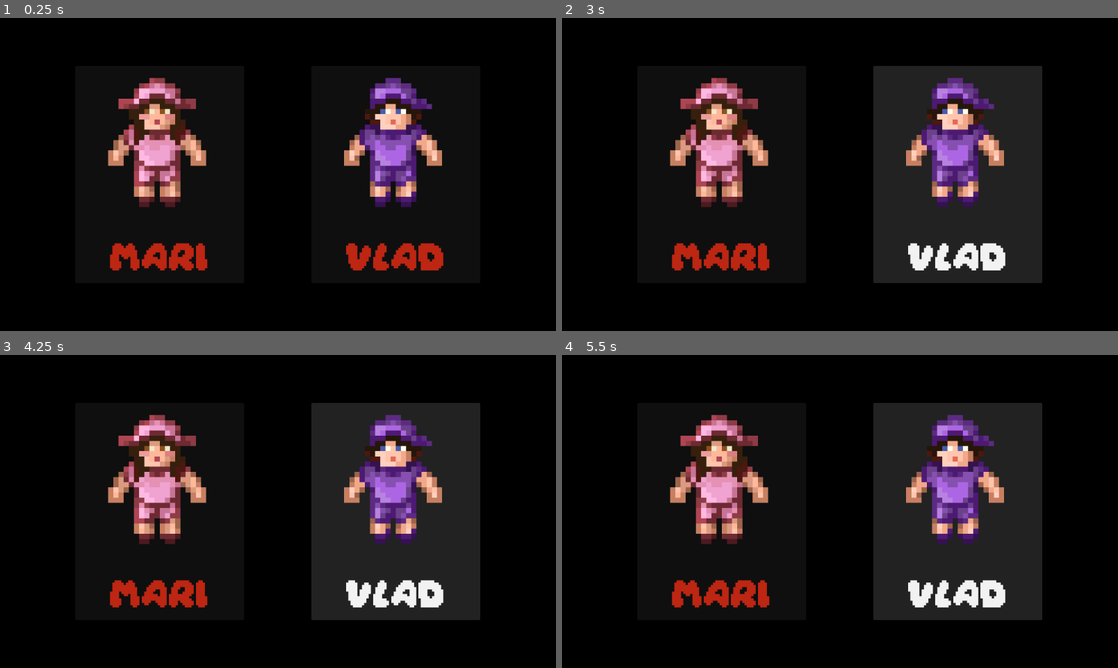
Above: before the commit, frames 1-4 (two rows, left to right).
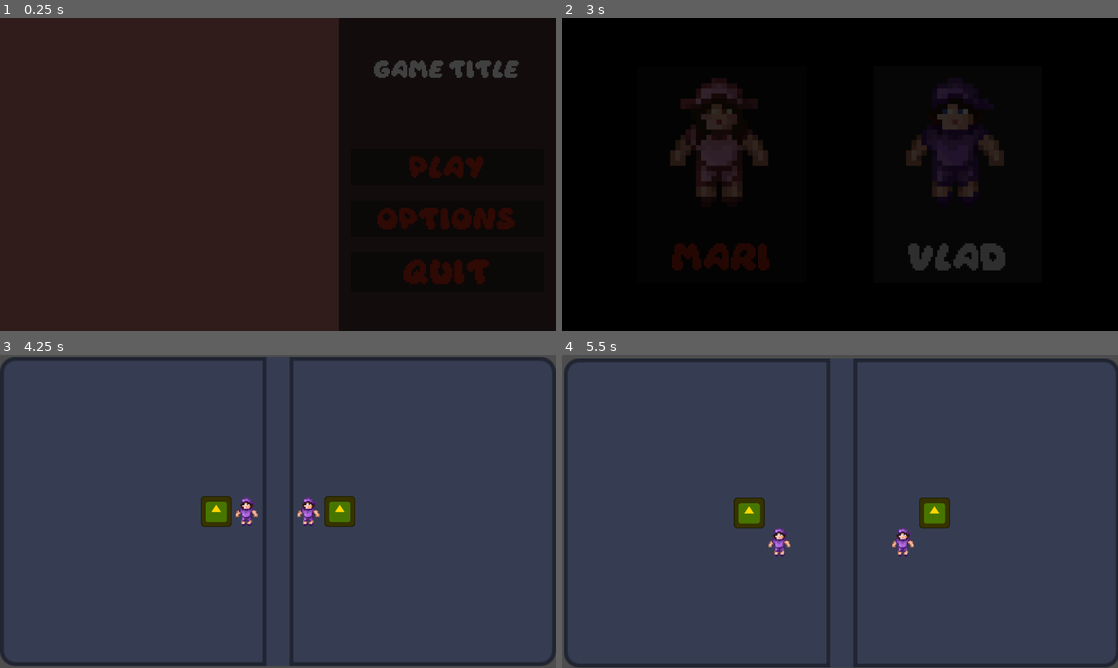
Above: after the commit, the same moments.

Repository: Vlad-935/Reflective-Trust
Game: Godot game, scene res://scenes/root.tscn
Same seed, same stepped clock (60 frames per second), same inputs: the game is played once before the commit and once after it. The engine's default icon, where the game draws it, is replaced by a stand-in: a white triangle on a blue panel in a dark square.
Inputs (mouse positions are in pixels of both pictures, inside the frame that each line leads up to):
- Up to frame 1 (0.25 s): no input
- Up to frame 2 (3 s): click "Options" at 0.5 s; click (956, 174) at 1.25 s, where only the run before the commit has a clickable "Vlad"; click "Mari" at 2 s; click "Play" at 2.75 s
- Up to frame 3 (4.25 s): click (444, 505) at 3.5 s, where only the run before the commit has a clickable "Play"
- Up to frame 4 (5.5 s): tap Enter (ui_accept) at 4.25, 4.52, 5.27 s; hold D (move right) 4.28-5.03 s; hold S (move down) from 5.03 s (still down)

The runs differ from the first frame. In frame 1, 68% of the frame differs, in the area x 0-100%, y 0-100%; in frame 2, 26%; in frame 3, 100%; in frame 4, 100%.

Commit message:
Added script for character select

Diff:
--- /dev/null
+++ b/reflective-trust/globals/player_data.gd
@@ -0,0 +1,3 @@
+extends Node
+
+var Character: String = "Isa"
--- a/reflective-trust/project.godot
+++ b/reflective-trust/project.godot
@@ -24,6 +24,7 @@
 
 LevelManager="*uid://bcg8l8ap7ua82"
 Settings="*uid://bga3b1vv4g8fg"
+PlayerData="*uid://cuyw1b1oy5re5"
 
 [display]
 
--- a/reflective-trust/scenes/player.tscn
+++ b/reflective-trust/scenes/player.tscn
@@ -2,6 +2,7 @@
 
 [ext_resource type="Script" uid="uid://bvme4bsi6vdnj" path="res://scripts/player_movement.gd" id="1_v6fml"]
 [ext_resource type="Texture2D" uid="uid://bul0gnc022mn7" path="res://assests/sprites/Isa.png" id="2_g2els"]
+[ext_resource type="Texture2D" uid="uid://p0rapd83iun0" path="res://assests/sprites/Vlad.png" id="3_qhqgy"]
 
 [sub_resource type="SpriteFrames" id="SpriteFrames_ijygm"]
 animations = [{
@@ -11,6 +12,17 @@
 }],
 "loop": 1,
 "name": &"idle_front",
+"speed": 5.0
+}]
+
+[sub_resource type="SpriteFrames" id="SpriteFrames_hjf4h"]
+animations = [{
+"frames": [{
+"duration": 1.0,
+"texture": ExtResource("3_qhqgy")
+}],
+"loop": 1,
+"name": &"default",
 "speed": 5.0
 }]
 
@@ -24,12 +36,17 @@
 collision_mask = 6
 script = ExtResource("1_v6fml")
 
-[node name="AnimatedSprite2D" type="AnimatedSprite2D" parent="." unique_id=587307255]
+[node name="Isa" type="AnimatedSprite2D" parent="." unique_id=587307255]
 position = Vector2(0, 2)
 scale = Vector2(0.075, 0.075)
 sprite_frames = SubResource("SpriteFrames_ijygm")
 animation = &"idle_front"
 frame_progress = 0.8176584
+
+[node name="Vlad" type="AnimatedSprite2D" parent="." unique_id=1551633672]
+position = Vector2(0, 2)
+scale = Vector2(0.075, 0.075)
+sprite_frames = SubResource("SpriteFrames_hjf4h")
 
 [node name="CollisionShape2D" type="CollisionShape2D" parent="." unique_id=47020811]
 shape = SubResource("RectangleShape2D_p0vlq")
--- a/reflective-trust/scenes/root.tscn
+++ b/reflective-trust/scenes/root.tscn
@@ -12,7 +12,7 @@
 [node name="UI" type="CanvasLayer" parent="." unique_id=1431016636]
 
 [node name="Loading" parent="UI" unique_id=713372028 instance=ExtResource("2_sqa0i")]
-visible = false
+z_index = 15
 
 [node name="Main_Screen" parent="UI" unique_id=1325731135 instance=ExtResource("5_jh1ax")]
 
--- a/reflective-trust/scenes/ui/main_screen.tscn
+++ b/reflective-trust/scenes/ui/main_screen.tscn
@@ -124,3 +124,5 @@
 [connection signal="pressed" from="MainScreen/CenterContainer/VBoxContainer/Play" to="." method="_on_play_pressed"]
 [connection signal="pressed" from="MainScreen/CenterContainer/VBoxContainer/Options" to="." method="_on_options_pressed"]
 [connection signal="pressed" from="MainScreen/CenterContainer/VBoxContainer/Quit" to="." method="_on_quit_pressed"]
+[connection signal="pressed" from="Player_Select/HBoxContainer/Mari" to="." method="_on_mari_pressed"]
+[connection signal="pressed" from="Player_Select/HBoxContainer/Vlad" to="." method="_on_vlad_pressed"]
--- a/reflective-trust/scripts/player_movement.gd
+++ b/reflective-trust/scripts/player_movement.gd
@@ -10,7 +10,7 @@
 var direction: Vector2 = Vector2.ZERO
 @export var move_multiplier: Vector2 = Vector2(1,1)
 
-@onready var Sprite: AnimatedSprite2D = get_node("AnimatedSprite2D")
+@onready var Sprite: AnimatedSprite2D = get_node(PlayerData.Character)
 
 func _ready() -> void:
 	_player_setup()
@@ -23,6 +23,12 @@
 
 
 func _player_setup():
+	# Selecting Character
+	if PlayerData.Character == "Isa":
+		$Vlad.hide()
+	else:
+		$Isa.hide()
+
 	# Mirroring the distance
 	global_position = INITIAL_POSITION * move_multiplier
 
--- a/reflective-trust/scripts/ui/main_screen.gd
+++ b/reflective-trust/scripts/ui/main_screen.gd
@@ -3,15 +3,39 @@
 @onready var Root: Node2D = get_parent().get_parent()
 
 @onready var first_level_scene: PackedScene = preload("res://scenes/levels/level_1.tscn")
+
 @onready var Loading_Screen: Control = $"../Loading"
-
+@onready var Player_Select: CenterContainer = $Player_Select
 
 # Called when the node enters the scene tree for the first time.
 func _ready() -> void:
 	Settings.can_be_paused = false
+	Player_Select.hide()
 
 
 func _on_play_pressed() -> void:
+	Player_Select.show()
+
+
+func _on_options_pressed() -> void:
+	pass
+
+
+func _on_quit_pressed() -> void:
+	get_tree().quit()
+
+
+func _on_mari_pressed() -> void:
+	PlayerData.Character = "Isa"
+	_start_game()
+
+
+func _on_vlad_pressed() -> void:
+	PlayerData.Character = "Vlad"
+	_start_game()
+
+
+func _start_game():
 	# Fade in
 	await Loading_Screen.fade_in()
 
@@ -24,11 +48,3 @@
 	Settings.can_be_paused = true
 
 	Loading_Screen.fade_out()
-
-
-func _on_options_pressed() -> void:
-	pass
-
-
-func _on_quit_pressed() -> void:
-	get_tree().quit()
Not shown, added: reflective-trust/globals/player_data.gd.uid
